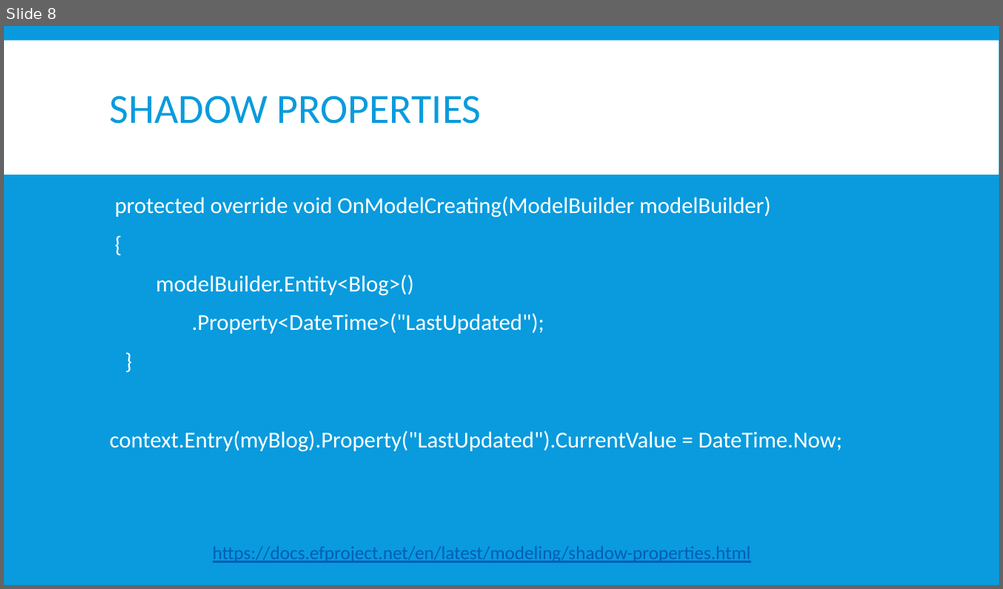
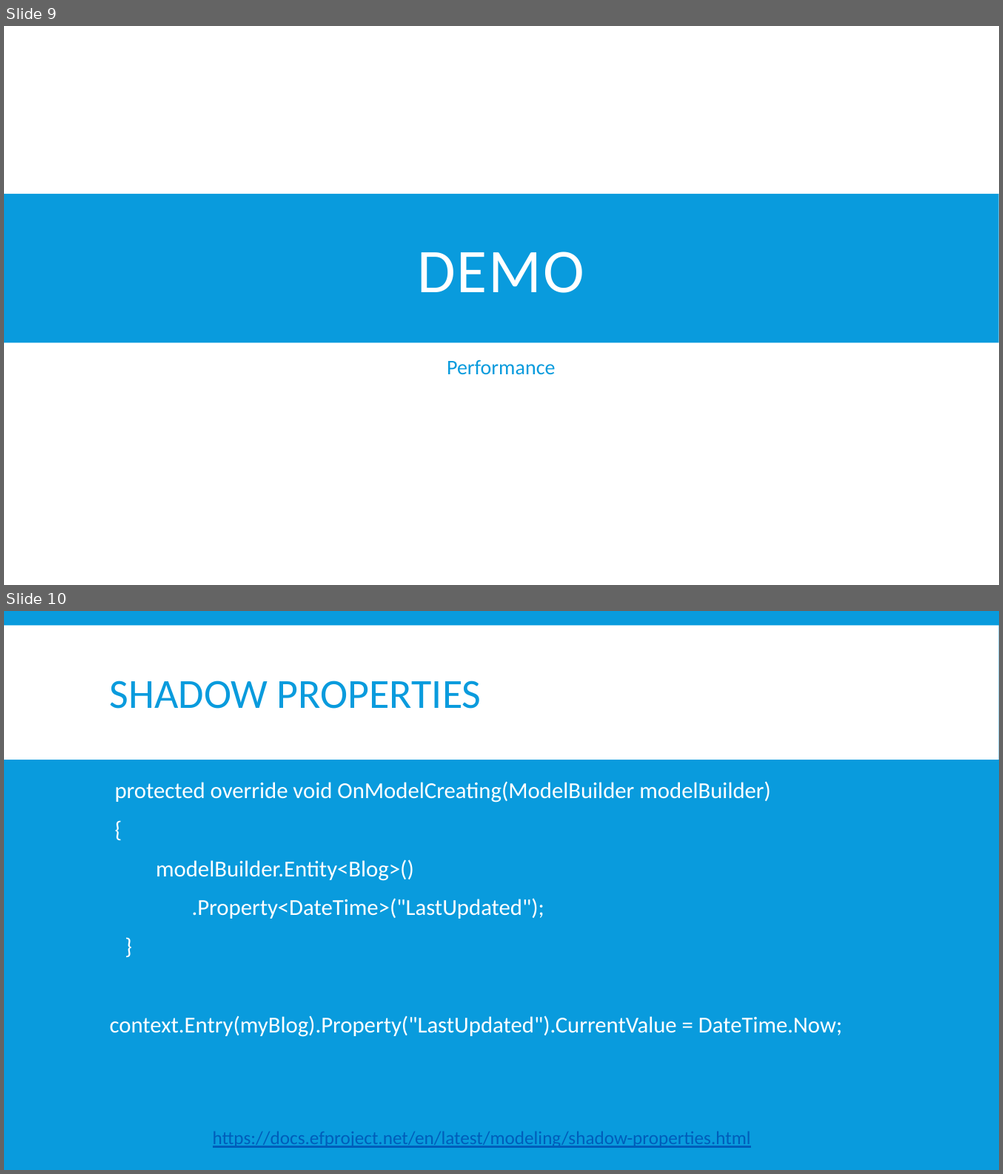
Before and after one commit to jwooley/EfCore, a slide deck: EfCoreGettingStarted.pptx. Shown one above the other, each under a label of ours: slide 8 before the commit, slides 9 and 10 after it. The pictures are 1003x589 and 1003x1174 pixels, drawn with LibreOffice and Linux fonts; fonts in the diff are those of the drawing. Boxes give left, top, right and bottom in pixels: in the first picture for what was removed or moved away, otherwise in the second. Text is boxed around its words. In the diff, an @@ line names an element or a change of style, - is before the commit and + after.

```diff
--- a/EfCoreGettingStarted.pptx
+++ b/EfCoreGettingStarted.pptx
@@ slide 9 added at [4, 26, 999, 585], background #FFFFFF @@
@@ rectangle added at [4, 194, 999, 343], fill #099BDD @@
@@ title added at [417, 252, 584, 293], 60 pt, text #FFFFFF @@
+DEMO
@@ text added at [447, 360, 555, 375], 20 pt, text #099BDD @@
+Performance
@@ what was slide 8 is now slide 10 @@
```
Also in this commit, not shown: 1 slide changed, 1 other slide added.
